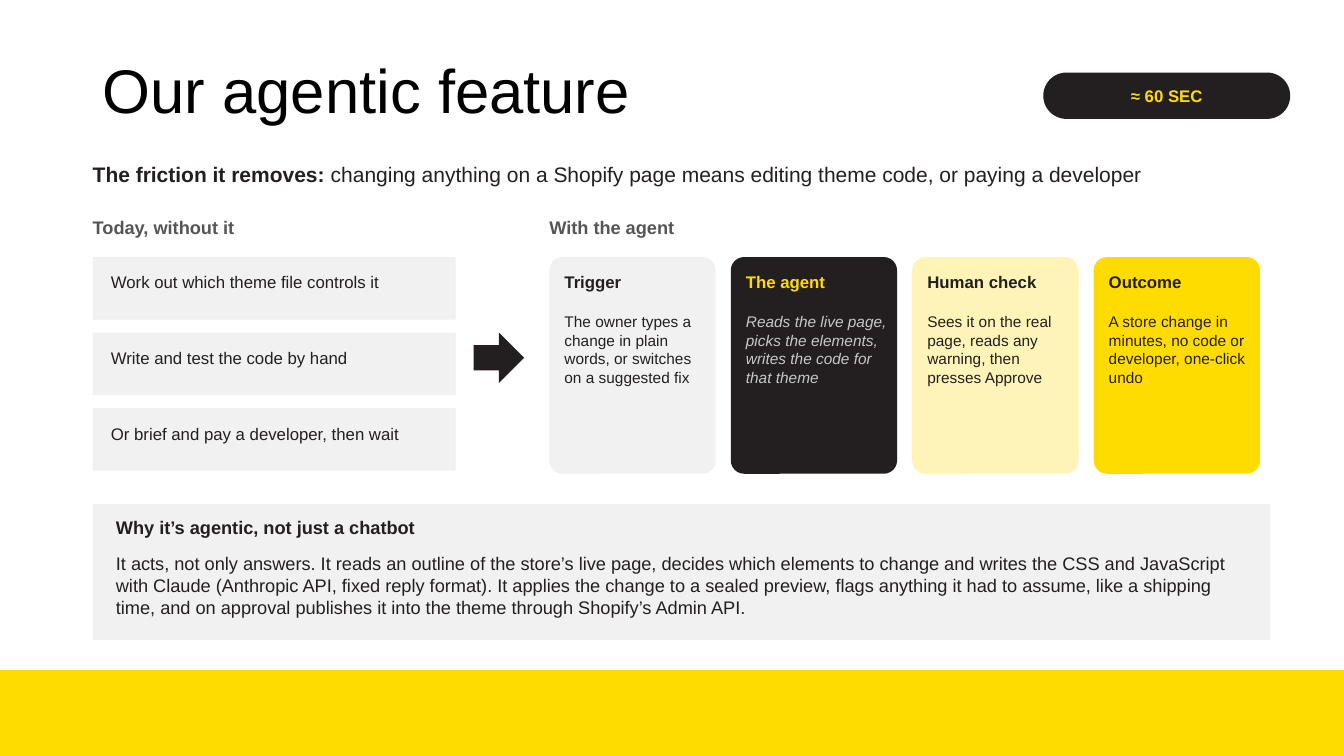
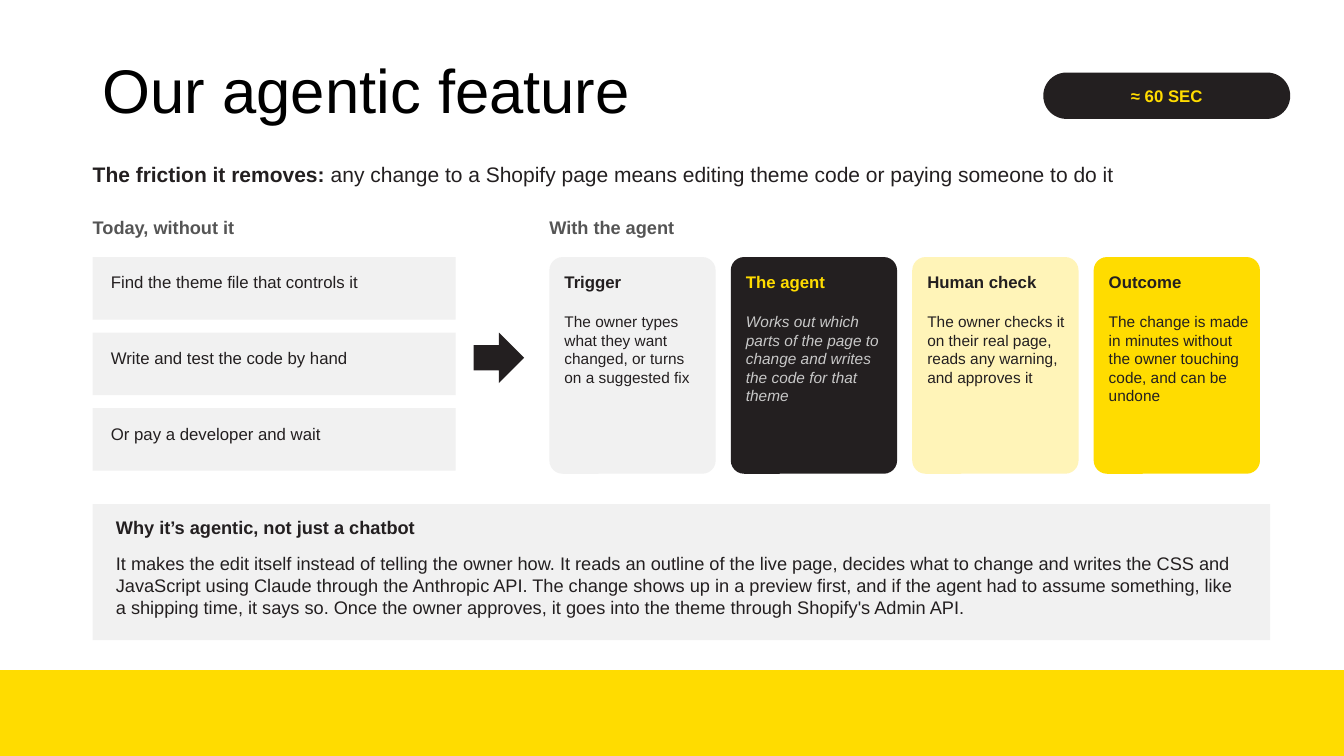
Before and after one commit to NickWG113/shopfix-au, a slide deck: slide 4 of docs/presentation/QuickLift-Week7-PoC.pptx. Drawn at 1344x756 pixels with LibreOffice and Linux fonts; fonts in the diff are those of the drawing; background and template pictures are left out. Boxes give left, top, right and bottom in pixels: in the first picture for what was removed or moved away, otherwise in the second. Text is boxed around its words. In the diff, an @@ line names an element or a change of style, - is before the commit and + after.

```diff
--- a/docs/presentation/QuickLift-Week7-PoC.pptx
+++ b/docs/presentation/QuickLift-Week7-PoC.pptx
@@ text at (93, 166, 1113, 186): text changed @@
-The friction it removes: changing anything on a Shopify page means editing theme code, or paying a developer
+The friction it removes: any change to a Shopify page means editing theme code or paying someone to do it
@@ text at (111, 276, 357, 288): text changed @@
-Work out which theme file controls it
+Find the theme file that controls it
@@ text at (564, 316, 689, 386): text changed @@
-The owner types a change in plain words, or switches on a suggested fix
+The owner types what they want changed, or turns on a suggested fix
@@ text at (746, 316, 879, 401): text changed @@
-Reads the live page, picks the elements, writes the code for that theme
+Works out which parts of the page to change and writes the code for that theme
@@ text at (927, 316, 1065, 386): text changed @@
-Sees it on the real page, reads any warning, then presses Approve
+The owner checks it on their real page, reads any warning, and approves it
@@ text at (1109, 316, 1249, 401): text changed @@
-A store change in minutes, no code or developer, one-click undo
+The change is made in minutes without the owner touching code, and can be undone
@@ text at (111, 428, 321, 444): text changed @@
-Or brief and pay a developer, then wait
+Or pay a developer and wait
@@ text at (116, 556, 1232, 618): text changed @@
-It acts, not only answers. It reads an outline of the store’s live page, decides which elements to change and writes the CSS and JavaScript with Claude (Anthropic API, fixed reply format). It applies the change to a sealed preview, flags anything it had to assume, like a shipping time, and on approval publishes it into the theme through Shopify’s Admin API.
+It makes the edit itself instead of telling the owner how. It reads an outline of the live page, decides what to change and writes the CSS and JavaScript using Claude through the Anthropic API. The change shows up in a preview first, and if the agent had to assume something, like a shipping time, it says so. Once the owner approves, it goes into the theme through Shopify's Admin API.
```
Also in this commit, not shown: 6 other slides changed.
